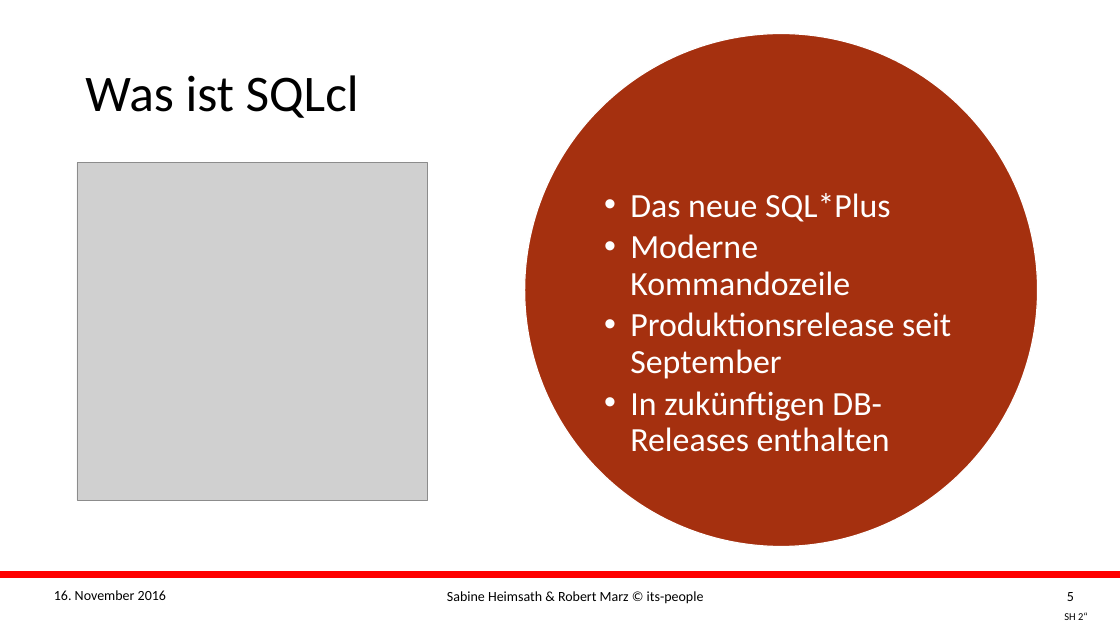
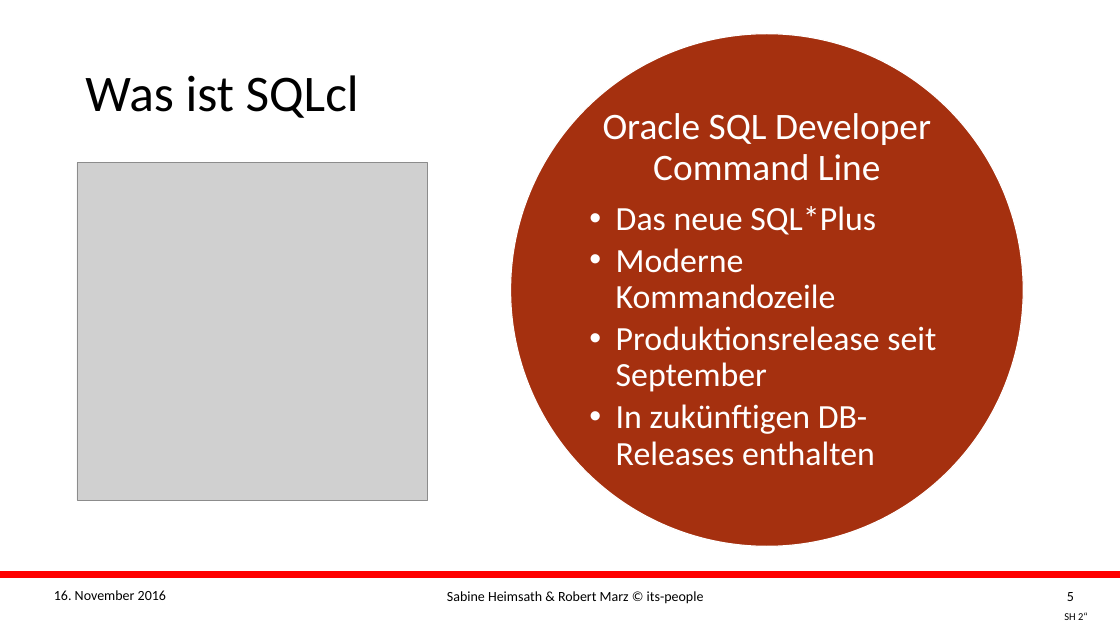
Before and after one commit to its-people/sqlclscripts, a slide deck: slide 5 of Slides/2016 DOAG K+A - Sabine Heimsath + Robert Marz - Scripting with SQLcl.pptx. Drawn at 1120x630 pixels with LibreOffice and Linux fonts; fonts in the diff are those of the drawing; grey boxes stand for pictures; background and template pictures are left out. Boxes give left, top, right and bottom in pixels: in the first picture for what was removed or moved away, otherwise in the second. Text is boxed around its words. In the diff, an @@ line names an element or a change of style, - is before the commit and + after.

```diff
--- a/Slides/2016 DOAG K+A - Sabine Heimsath + Robert Marz - Scripting with SQLcl.pptx
+++ b/Slides/2016 DOAG K+A - Sabine Heimsath + Robert Marz - Scripting with SQLcl.pptx
@@ ellipse: place and size @@
-ellipse at [525,34,1038,547]
+ellipse at [511,34,1023,546]
@@ text "Oracle SQL Developer Command Line": place and size @@
-text "Oracle SQL Developer Command Line" at [630,193,951,452]
+text "Oracle SQL Developer Command Line" at [603,113,936,466]
@@ text at [603,113,931,181]: paragraph added @@
+Oracle SQL Developer Command Line
@@ text at [616,206,936,466]: bullet • to •• @@
```
Also in this commit, not shown: 8 other slides changed.
